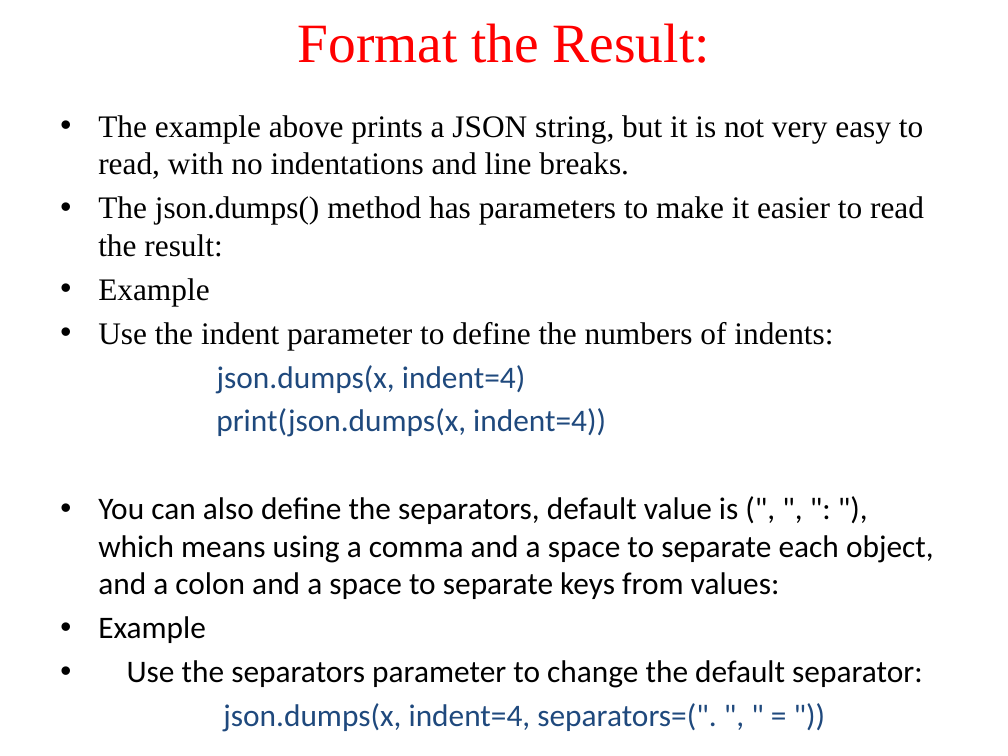
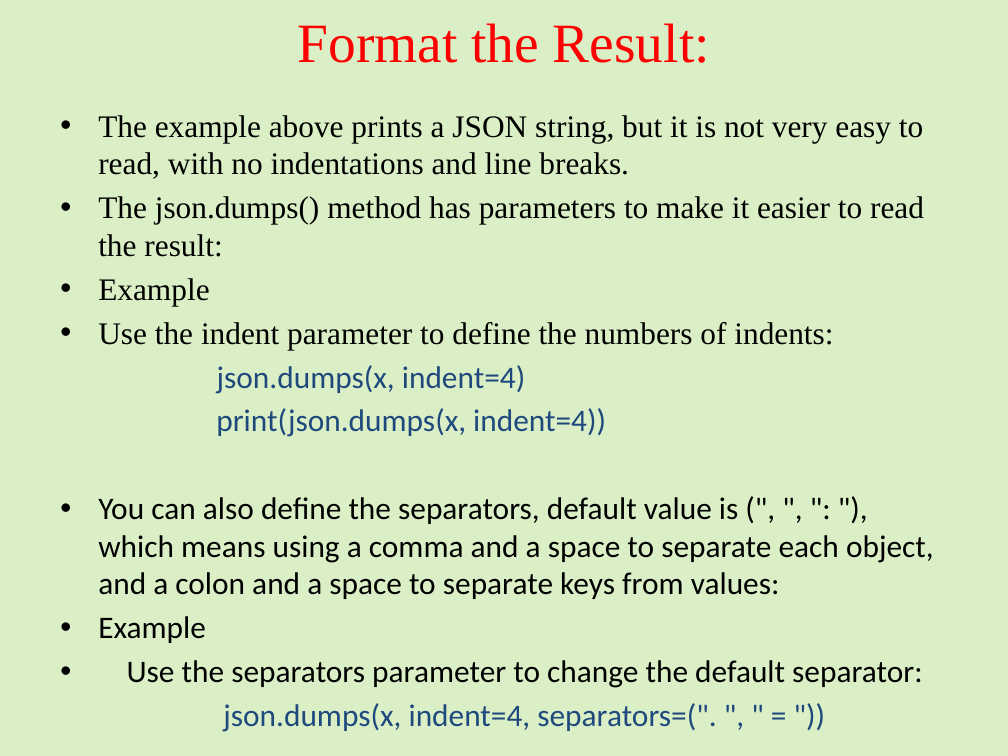
Before and after one commit to jaseela65/python_newPrgm, a slide deck: slide 6 of JSON in Python.pptx (slide 7 before the commit). Drawn at 1008x756 pixels with LibreOffice and Linux fonts; fonts in the diff are those of the drawing. Boxes give left, top, right and bottom in pixels: in the first picture for what was removed or moved away, otherwise in the second. Text is boxed around its words. In the diff, an @@ line names an element or a change of style, - is before the commit and + after.

```diff
--- a/JSON in Python.pptx
+++ b/JSON in Python.pptx
@@ background #FFFFFF to #92D050 at 32% opacity @@
```
Also in this commit, not shown: 7 other slides changed, 7 slides added, 2 slides removed.
